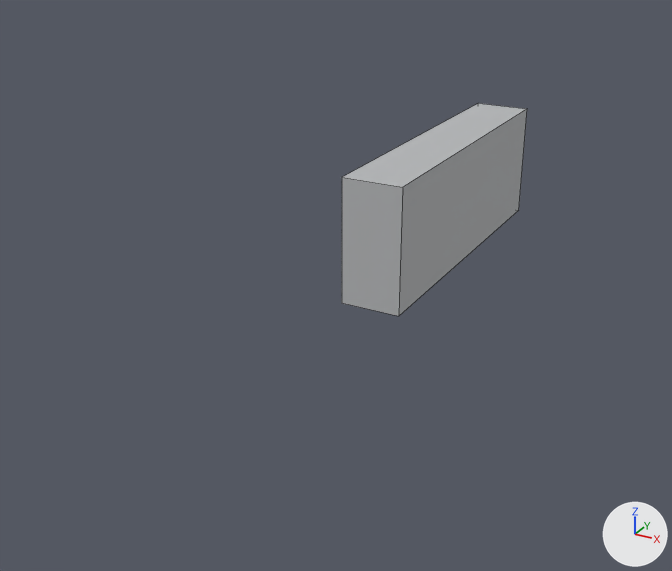
An edit to the OBJ model assets/models/equipment/tianhe_tr26v_reactor/LOD2/th_inverter.obj, drawn before and after from the same camera.
Before and after are seen from a 50 mm camera at (2.34, -2.69, 0.94) aimed at (1.01, -0.27, -0.26). Every picture has the same lights, and +X, +Y and +Z are marked at lower right. The older version comes first. Mesh edges are drawn as thin lines. Where no turn or scale is listed for an object, it has been applied to the vertices. Vertices at exactly the same position are counted once.

The first picture shows 'th_inverter'.
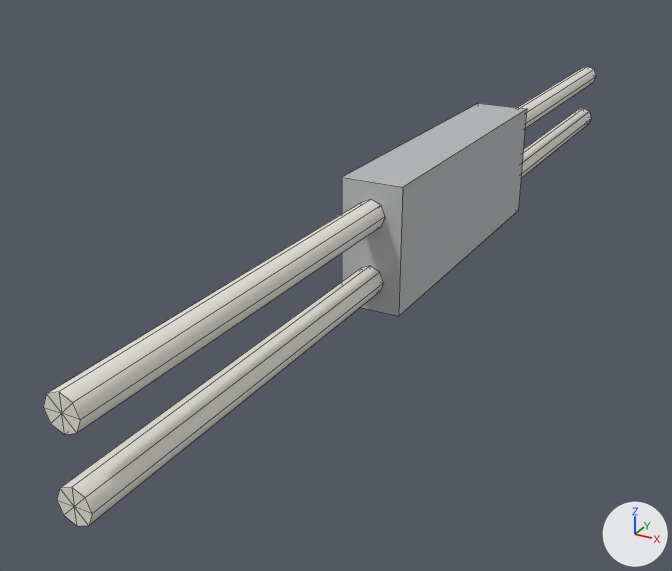
Pixel boxes (x1, y1, x2, y2) of what changed, in the pictures (672 x 571 px):
'th_inverter', reshaped (198% wider, 115% taller): before (342, 103, 527, 316); after (43, 66, 596, 526)
part 1 of me_th_inverter, added: after (521, 108, 591, 178)
part 2 of me_th_inverter, added: after (517, 66, 596, 128)
part 3 of me_th_inverter, added: after (57, 266, 384, 526)
part 4 of me_th_inverter, added: after (43, 199, 385, 435)

Edits to the bpy script that builds the scene:
```text
Add mat_eq_insulator:
    mat_eq_insulator = principled_material('eq_insulator')
    mat_eq_insulator.base_color = (0.8, 0.78, 0.72)  # white #e7e5dd
    mat_eq_insulator.roughness = 0.859
Change me_th_inverter:
    used by ob_th_inverter; location = (0.0, 0.0, 0.0)
    remove me_th_inverter.from_pydata(...)  # 8 vertices, 6 faces; spans x 1.164..1.348, y -0.52..0.52, z -0.19..0.19
    add me_th_inverter.from_pydata(...)  # 80 vertices, 102 faces; spans x 1.164..1.348, y -1.7..1.7, z -0.19..0.19
    me_th_inverter part 1: a new loose piece, an 8-sided cylinder along y spanning x 1.213..1.299, y 0.52..1.7, z -0.141..-0.055, in mat_eq_insulator (white #e7e5dd)
    me_th_inverter part 2: a new loose piece, an 8-sided cylinder along y spanning x 1.213..1.299, y 0.52..1.7, z 0.055..0.141, in mat_eq_insulator (white #e7e5dd)
    me_th_inverter part 3: a new loose piece, an 8-sided cylinder along y spanning x 1.213..1.299, y -1.7..-0.52, z -0.141..-0.055, in mat_eq_insulator (white #e7e5dd)
    me_th_inverter part 4: a new loose piece, an 8-sided cylinder along y spanning x 1.213..1.299, y -1.7..-0.52, z 0.055..0.141, in mat_eq_insulator (white #e7e5dd)
    add me_th_inverter.materials.append(mat_eq_insulator)  # white #e7e5dd
```
